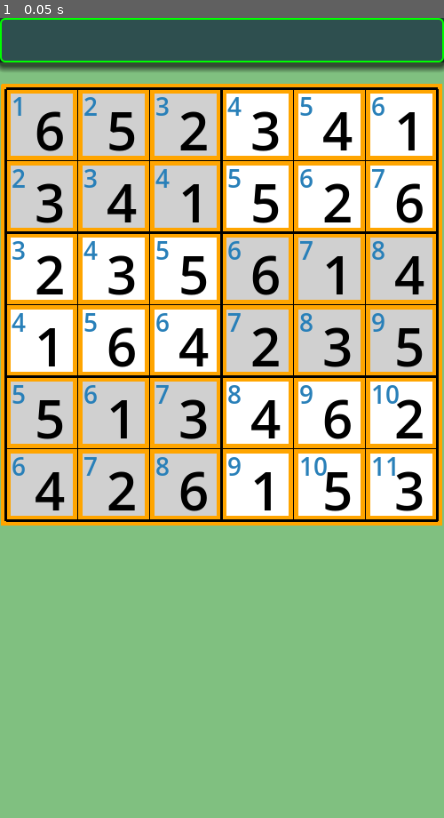
Above: before the commit, frame 1.
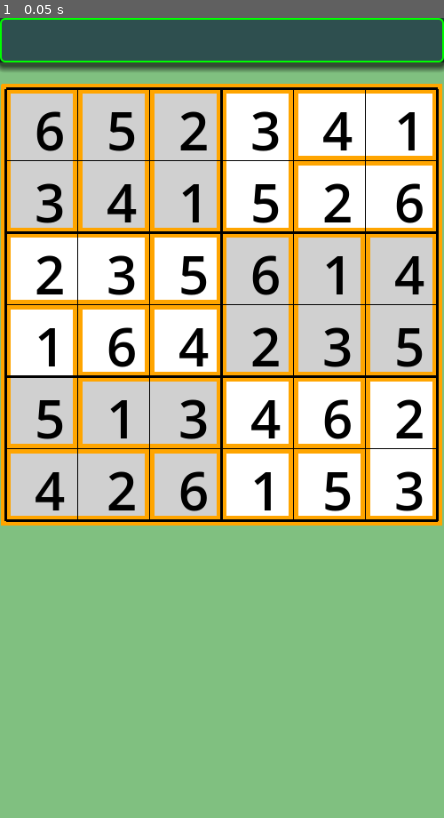
Above: after the commit, the same moment.

Repository: vivisuke/GD4KillerSudoku6
Game: Godot game, scene res://main_scene.tscn
Same seed, same stepped clock (60 frames per second), same inputs: the game is played once before the commit and once after it.
Inputs:
- Up to frame 1 (0.05 s): no input

The runs differ from the first frame. In frame 1, 4.1% of the frame differs, in the area x 2-98%, y 9-63%.

Commit message:
0014 ◎ C 04/04 04/05 0.001│ToDo│ケージ生成

Diff:
--- a/GD4KillerSudoku6/scripts/CageGrid.gd
+++ b/GD4KillerSudoku6/scripts/CageGrid.gd
@@ -14,6 +14,8 @@
 		for i in range(N_CELLS): cage_ix[i] = i % 4
 	pass # Replace with function body.
 
+func update():
+	pass
 func _draw():
 	if cage_ix == []: return
 	var col = Color.ORANGE
--- a/GD4KillerSudoku6/scripts/main_scene.gd
+++ b/GD4KillerSudoku6/scripts/main_scene.gd
@@ -168,6 +168,7 @@
 	num_used.resize(N_HORZ + 1)		# +1 for 0
 	#
 	gen_ans()
+	gen_cages()
 	pass # Replace with function body.
 
 func xyToIX(x, y) -> int: return x + y * N_HORZ
@@ -181,6 +182,29 @@
 func bit_to_numstr(b):
 	if b == 0: return ""
 	return "%d" % bit_to_num(b)
+func get_cell_state() -> Array:
+	var s = []		#
+	for ix in range(N_CELLS):
+		if clue_labels[ix].text != "":
+			s.push_back(int(clue_labels[ix].text))
+		elif input_labels[ix].text != "":
+			s.push_back(int(input_labels[ix].text))
+		else:
+			s.push_back(get_memo_bits(ix) + BIT_MEMO)
+	return s
+func get_cell_numer(ix) -> int:		# ix 位置に入っている数字の値を返す、0 for 空欄
+	#if clue_labels[ix].text != "":
+	#	return int(clue_labels[ix].text)
+	if input_labels[ix].text != "":
+		return int(input_labels[ix].text)
+	return 0
+func get_memo_bits(ix) -> int:
+	var bits = 0
+	var mask = BIT_1
+	for i in range(N_HORZ):
+		if memo_labels[ix][i].text != "": bits |= mask
+		mask <<= 1
+	return bits
 func init_labels():
 	# 手がかり数字、入力数字用 Label 生成
 	for y in range(N_VERT):
@@ -283,3 +307,203 @@
 			ix += 1
 		print(lst)
 	print("")
+func print_cages():
+	for i in range(cage_list.size()):
+		print(cage_list[i])
+func merge_2cell_cage():	# 2セルケージ２つをマージし4セルに
+	#print_cages()
+	while true:
+		var ix = rng.randi_range(0, N_CELLS-1)
+		var cix = cage_ix[ix]
+		if cage_list[cix][CAGE_IX_LIST].size() != 2: continue
+		var lst2 = []
+		var x = ix % N_HORZ
+		var y = ix / N_HORZ
+		if y != 0:
+			var i2 = xyToIX(x, y-1)
+			if cage_ix[i2] != cix && cage_list[cage_ix[i2]][CAGE_IX_LIST].size() == 2:
+				lst2.push_back(i2)
+		if x != 0:
+			var i2 = xyToIX(x-1, y)
+			if cage_ix[i2] != cix && cage_list[cage_ix[i2]][CAGE_IX_LIST].size() == 2:
+				lst2.push_back(i2)
+		if x != N_HORZ-1:
+			var i2 = xyToIX(x+1, y)
+			if cage_ix[i2] != cix && cage_list[cage_ix[i2]][CAGE_IX_LIST].size() == 2:
+				lst2.push_back(i2)
+		if y != N_VERT-1:
+			var i2 = xyToIX(x, y+1)
+			if cage_ix[i2] != cix && cage_list[cage_ix[i2]][CAGE_IX_LIST].size() == 2:
+				lst2.push_back(i2)
+		if lst2.is_empty(): continue
+		var ix2 = lst2[0] if lst2.size() == 1 else lst2[rng.randi_range(0, lst2.size() - 1)]
+		var cix2 = cage_ix[ix2]
+		#print("cix = ", cage_list[cix])
+		#print("cix2 = ", cage_list[cix2])
+		for i in range(cage_list[cix2][CAGE_IX_LIST].size()):
+			cage_ix[cage_list[cix2][CAGE_IX_LIST][i]] = cix
+		cage_list[cix][CAGE_IX_LIST] += cage_list[cix2][CAGE_IX_LIST]
+		cage_list[cix][CAGE_SUM] += cage_list[cix2][CAGE_SUM]
+		cage_list[cix2] = [0, []]
+		#print_cages()
+		return
+func gen_cages_3x2():
+	for i in range(N_CELLS): cage_labels[i].text = ""
+	cage_list = []
+	for y in range(0, N_VERT, N_VERT/3):
+		for x in range(0, N_HORZ, N_HORZ/2):
+			var ix = xyToIX(x, y)
+			if rng.randf_range(0.0, 1.0) < 0.5:
+				# 縦＋横*2行
+				cage_list.push_back([0, [ix, ix+N_HORZ]])
+				cage_list.push_back([0, [ix+1, ix+2]])
+				cage_list.push_back([0, [ix+N_HORZ+1, ix+N_HORZ+2]])
+			else:
+				# 横*2行＋縦
+				cage_list.push_back([0, [ix, ix+1]])
+				cage_list.push_back([0, [ix+N_HORZ, ix+N_HORZ+1]])
+				cage_list.push_back([0, [ix+2, ix+N_HORZ+2]])
+	for i in range(cage_ix.size()): cage_ix[i] = -1
+	for ix in range(cage_list.size()):
+		var lst = cage_list[ix][1]
+		for k in range(lst.size()): cage_ix[lst[k]] = ix
+	$Board/CageGrid.cage_ix = cage_ix
+	$Board/CageGrid.update()
+func sel_from_lst(ix, lst):		# lst からひとつを選ぶ
+	if g.qLevel != LVL_NORMAL:
+		return lst[rng.randi_range(0, lst.size() - 1)]
+	var n = get_cell_numer(ix)
+	if n <= 3:		# 3以下の場合は、最大のものを選ぶ
+		var mx = 0
+		var mxi = 0
+		for i in range(lst.size()):
+			var n2 = get_cell_numer(lst[i])
+			if n2 > mx:
+				mx = n2
+				mxi = i
+		return lst[mxi]
+	else:		# 4以上の場合は、最小のものを選ぶ
+		var mn = N_HORZ + 1
+		var mni = 0
+		for i in range(lst.size()):
+			var n2 = get_cell_numer(lst[i])
+			if n2 < mn:
+				mn = n2
+				mni = i
+		return lst[mni]
+func gen_cages():
+	for i in range(N_CELLS): cage_labels[i].text = ""
+	cage_list = []
+	# 4隅を風車風に２セルケージに分ける
+	if rng.randf_range(0.0, 1.0) < 0.5:
+		cage_list.push_back([0, [0, 1]])
+		var ix0 = N_HORZ-1
+		cage_list.push_back([0, [ix0, ix0+N_HORZ]])
+		ix0 = N_HORZ * (N_VERT - 1)
+		cage_list.push_back([0, [ix0, ix0-N_HORZ]])
+		ix0 = N_CELLS - 1
+		cage_list.push_back([0, [ix0, ix0-1]])
+	else:
+		cage_list.push_back([0, [0, N_HORZ]])
+		var ix0 = N_HORZ-1
+		cage_list.push_back([0, [ix0, ix0-1]])
+		ix0 = N_HORZ * (N_VERT - 1)
+		cage_list.push_back([0, [ix0, ix0+1]])
+		ix0 = N_CELLS - 1
+		cage_list.push_back([0, [ix0, ix0-N_HORZ]])
+	for i in range(cage_ix.size()): cage_ix[i] = -1
+	for ix in range(cage_list.size()):
+		var lst = cage_list[ix][1]
+		for k in range(lst.size()): cage_ix[lst[k]] = ix
+	# undone: 入門問題の場合は１セルケージを8つ、初級の場合は２つ生成
+	if g.qLevel < LVL_NORMAL:
+		var cnt = 4 if g.qLevel == LVL_BEGINNER else 2
+		while cnt > 0:
+			var ix = rng.randi_range(0, N_CELLS-1)
+			if cage_ix[ix] >= 0: continue
+			cage_ix[ix] = cage_list.size()
+			cage_list.push_back([0, [ix]])
+			cnt -= 1
+	#
+	var ar = []
+	for ix in range(N_CELLS): ar.push_back(ix)
+	ar.shuffle()
+	for i in range(ar.size()):
+		var ix = ar[i]
+		if cage_ix[ix] < 0:	# 未分割の場合
+			if false:
+			#if g.qLevel == LVL_BEGINNER && i >= ar.size() - N_HORZ*2.2:
+			#if g.qLevel == LVL_BEGINNER && rng.randf_range(0.0, 1.0) < 0.1:
+				cage_ix[ix] = cage_list.size()
+				cage_list.push_back([0, [ix]])
+			else:
+				var x = ix % N_HORZ
+				var y = ix / N_HORZ
+				var lst0 = []	# 空欄リスト
+				var lst1 = []	# １セルケージリスト
+				var lst2 = []	# ２セルケージリスト
+				if y != 0:
+					var i2 = xyToIX(x, y-1)
+					if cage_ix[i2] < 0: lst0.push_back(i2)	# 空欄の場合
+					elif cage_list[cage_ix[i2]][CAGE_IX_LIST].size() == 1: lst1.push_back(i2)
+					elif cage_list[cage_ix[i2]][CAGE_IX_LIST].size() == 2: lst2.push_back(i2)
+				if x != 0:
+					var i2 = xyToIX(x-1, y)
+					if cage_ix[i2] < 0: lst0.push_back(i2)	# 空欄の場合
+					elif cage_list[cage_ix[i2]][CAGE_IX_LIST].size() == 1: lst1.push_back(i2)
+					elif cage_list[cage_ix[i2]][CAGE_IX_LIST].size() == 2: lst2.push_back(i2)
+				if x != N_HORZ-1:
+					var i2 = xyToIX(x+1, y)
+					if cage_ix[i2] < 0: lst0.push_back(i2)	# 空欄の場合
+					elif cage_list[cage_ix[i2]][CAGE_IX_LIST].size() == 1: lst1.push_back(i2)
+					elif cage_list[cage_ix[i2]][CAGE_IX_LIST].size() == 2: lst2.push_back(i2)
+				if y != N_VERT-1:
+					var i2 = xyToIX(x, y+1)
+					if cage_ix[i2] < 0: lst0.push_back(i2)	# 空欄の場合
+					elif cage_list[cage_ix[i2]][CAGE_IX_LIST].size() == 1: lst1.push_back(i2)
+					elif cage_list[cage_ix[i2]][CAGE_IX_LIST].size() == 2: lst2.push_back(i2)
+				#if ix == 13 || ix == 14:
+				#	print("ix = ", ix)
+				if !lst0.is_empty():	# ４近傍に未分割セルがある場合
+					#var ix2 = lst0[0] if lst0.size() == 1 else lst0[rng.randi_range(0, lst0.size() - 1)]
+					var ix2 = lst0[0] if lst0.size() == 1 else sel_from_lst(ix, lst0)
+					#cage_list.back()[1].push_back(i2)
+					cage_ix[ix] = cage_list.size()
+					cage_ix[ix2] = cage_list.size()
+					cage_list.push_back([0, [ix, ix2]])
+				#if !lst1.is_empty():	# ４近傍に1セルケージがある場合
+				#	# 1セルのケージに ix をマージ
+				#	var i2 = lst1[0] if lst1.size() == 1 else lst1[rng.randi_range(0, lst1.size() - 1)]
+				#	var lstx = cage_ix[i2]
+				#	cage_list[lstx][CAGE_IX_LIST].push_back(ix)
+				#	cage_ix[ix] = lstx
+				elif !lst2.is_empty() && g.qLevel != LVL_BEGINNER:	# ４近傍に２セルのケージがある場合
+					# ２セルのケージに ix をマージ
+					var i2 = lst2[0] if lst2.size() == 1 else lst2[rng.randi_range(0, lst2.size() - 1)]
+					var lstx = cage_ix[i2]
+					cage_list[lstx][1].push_back(ix)
+					cage_ix[ix] = lstx
+				else:
+					cage_ix[ix] = cage_list.size()
+					cage_list.push_back([0, [ix]])
+	for ix in range(cage_list.size()):		# 各ケージの合計を計算
+		var item = cage_list[ix]
+		var sum = 0
+		var lst = item[CAGE_IX_LIST]
+		for k in range(lst.size()):
+			sum += bit_to_num(cell_bit[lst[k]])
+		item[CAGE_SUM] = sum
+		#print(cage_list[ix])
+		#if sum != 0:
+		#	cage_labels[lst.min()].text = String(sum)
+		#for k in range(lst.size()): cage_ix[lst[k]] = ix
+	quest_cages = cage_list
+	$Board/CageGrid.cage_ix = cage_ix
+	$Board/CageGrid.update()
+func update_cages_sum_labels():
+	for ix in range(cage_list.size()):
+		var item = cage_list[ix]
+		var sum = item[CAGE_SUM]
+		var lst = item[CAGE_IX_LIST]
+		if sum != 0:
+			cage_labels[lst.min()].text = String(sum)
Binary file changed: GD4KillerSudoku6/icons/KillerSudoku.png
Not shown, changed: GD4KillerSudoku6.spr
Not shown, added: GD4KillerSudoku6/icons/KillerSudoku.mdp
